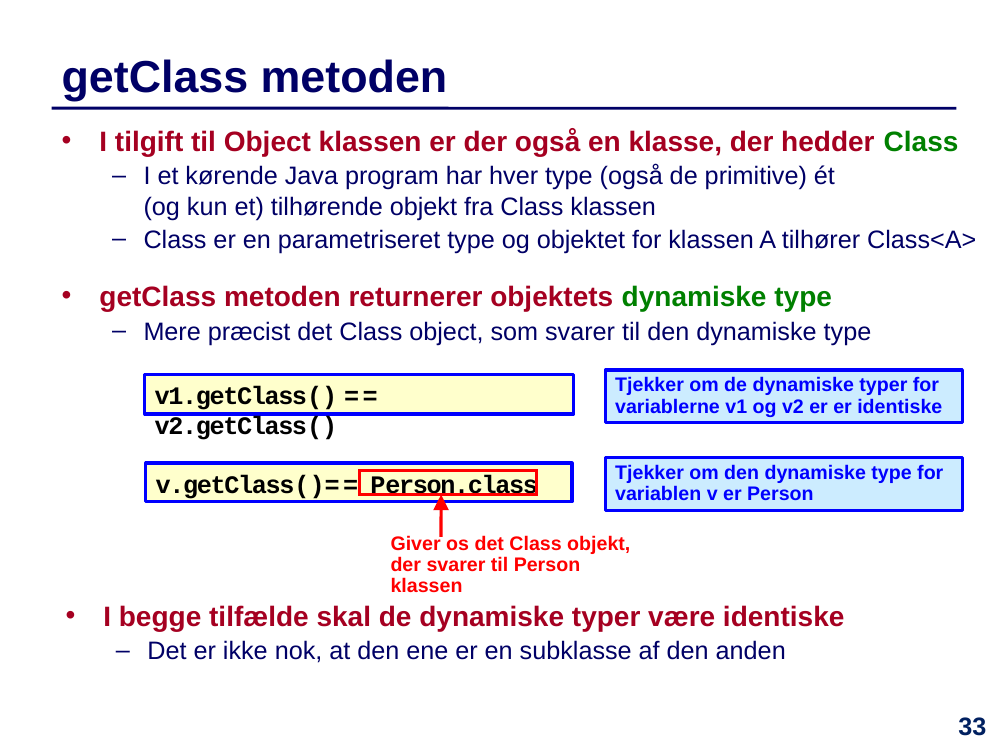
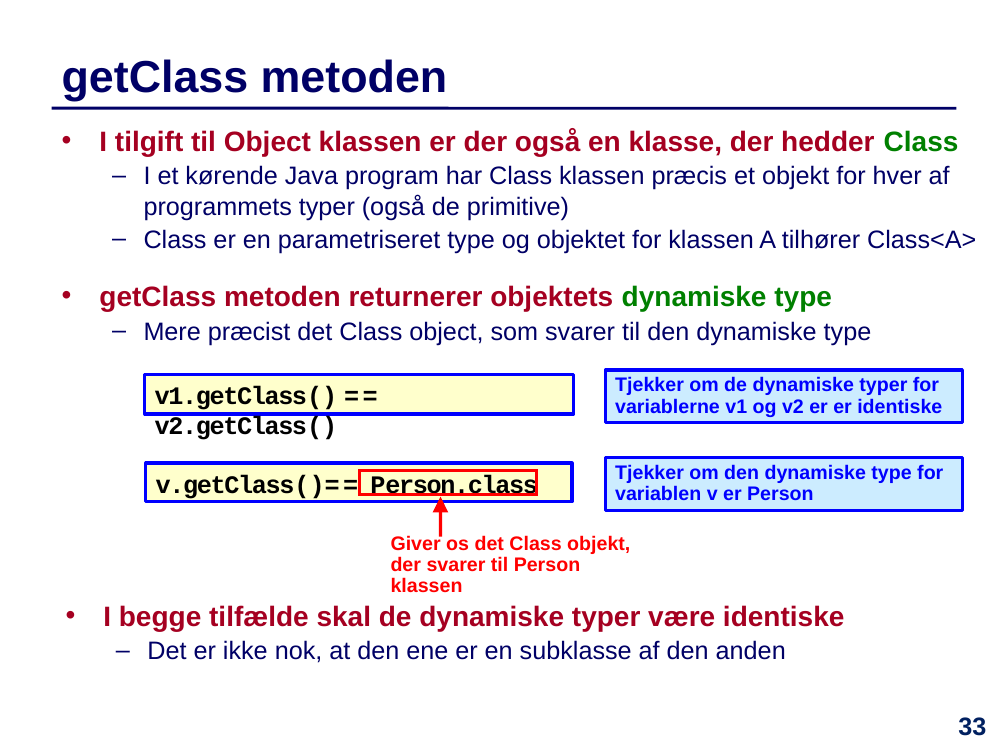
Before and after one commit to IntProgAU/Materiale, a slide deck: slide 33 of web/e24/uge_11/Slides-Uge11.pptx. Drawn at 1008x756 pixels with LibreOffice and Linux fonts; fonts in the diff are those of the drawing. Boxes give left, top, right and bottom in pixels: in the first picture for what was removed or moved away, otherwise in the second. Text is boxed around its words. In the diff, an @@ line names an element or a change of style, - is before the commit and + after.

```diff
--- a/web/e24/uge_11/Slides-Uge11.pptx
+++ b/web/e24/uge_11/Slides-Uge11.pptx
@@ text at [144,165,950,220]: text changed @@
-  – I et kørende Java program har hver type (også de primitive) ét
-    (og kun et) tilhørende objekt fra Class klassen
+  – I et kørende Java program har Class klassen præcis et objekt for hver af programmets typer (også de primitive)
```
Also in this commit, not shown: 2 other slides changed, 1 other file.
